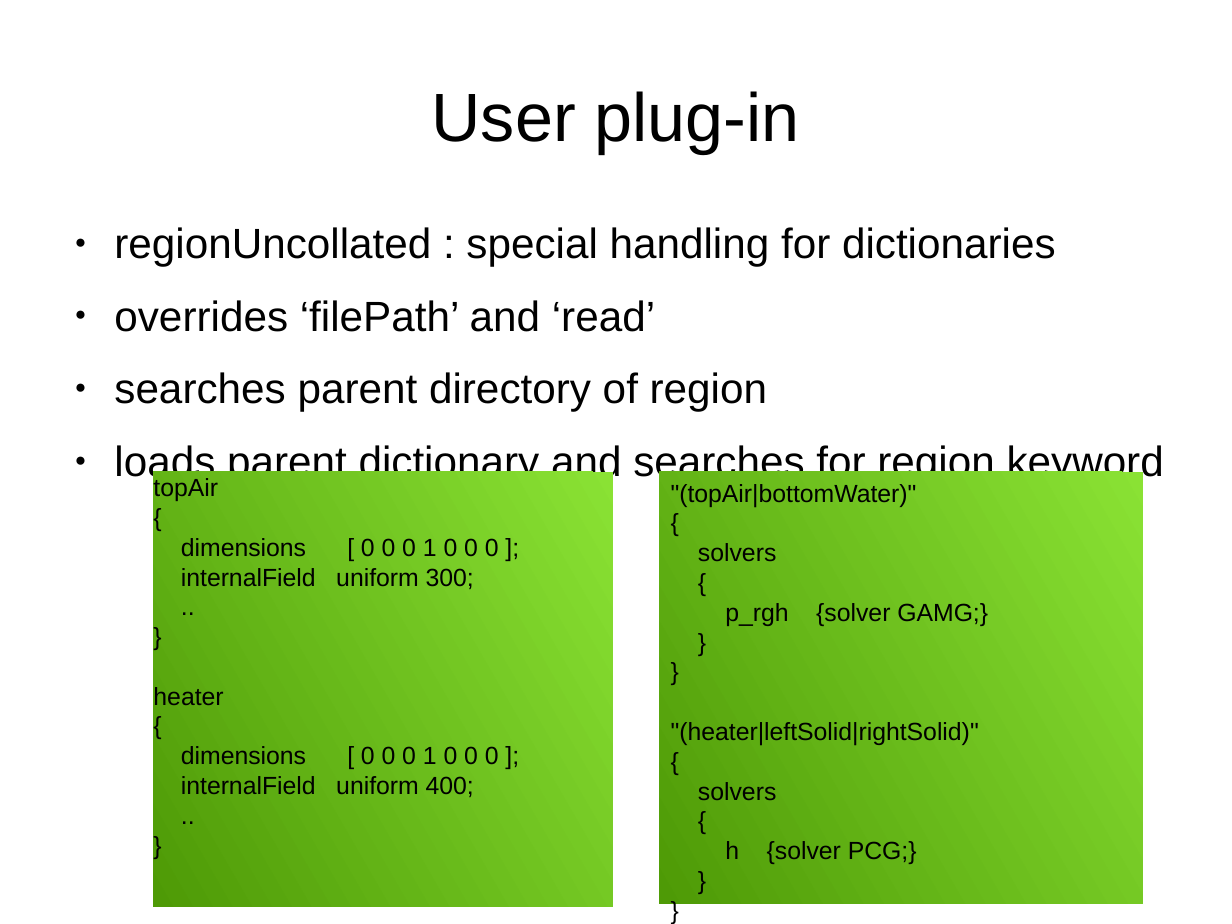
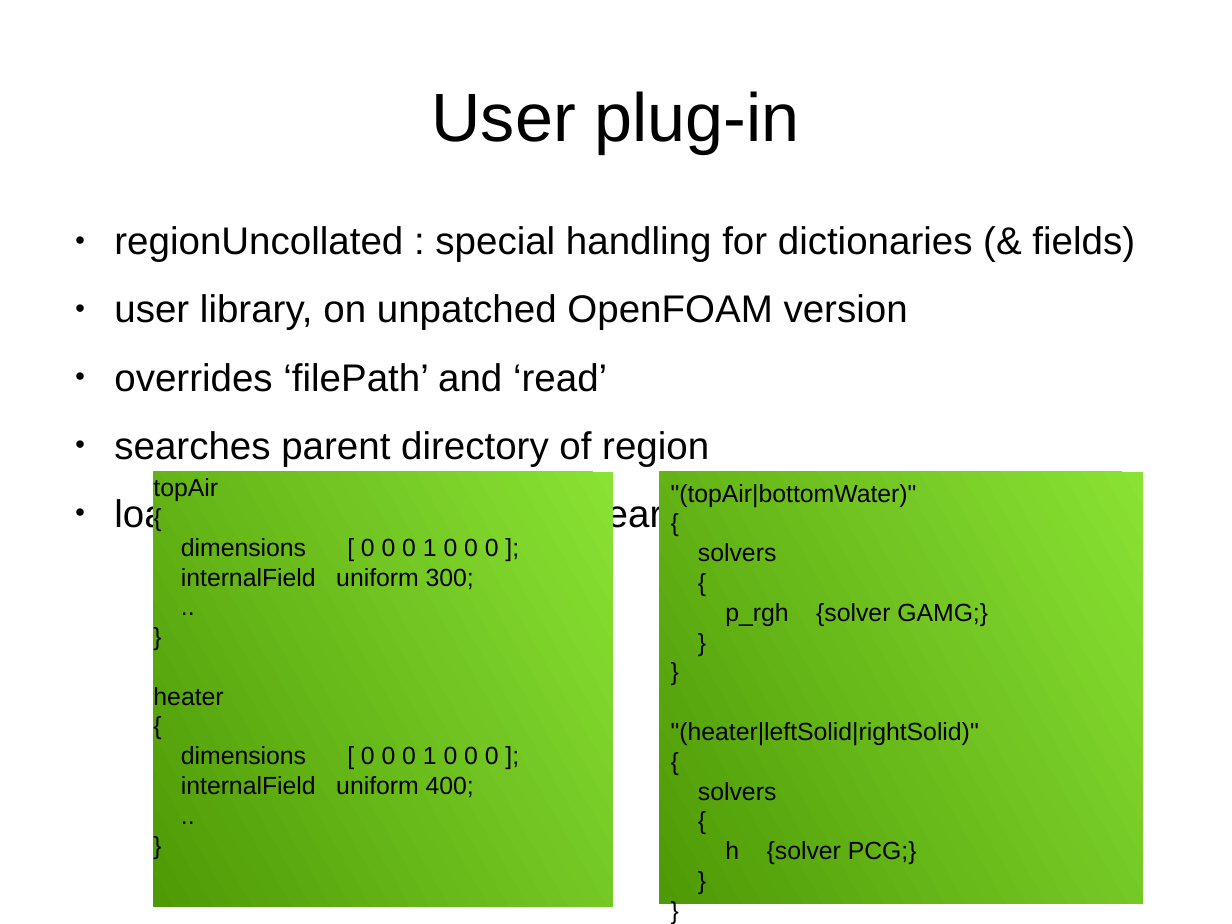
Before and after one commit to mattijsjanssens/mattijs-extensions, a slide deck: slide 18 of doc/Notes/GlobalFile_UGM2017/presentation.odp (slide 19 before the commit). Drawn at 1232x924 pixels with LibreOffice and Linux fonts; fonts in the diff are those of the drawing. Boxes give left, top, right and bottom in pixels: in the first picture for what was removed or moved away, otherwise in the second. Text is boxed around its words. In the diff, an @@ line names an element or a change of style, - is before the commit and + after.

Commit message:
ENH: UGM: presentation

```diff
--- a/doc/Notes/GlobalFile_UGM2017/presentation.odp
+++ b/doc/Notes/GlobalFile_UGM2017/presentation.odp
@@ text at [114, 226, 1135, 330]: text changed; size 27.2 to 24.8 pt @@
-● regionUncollated : special handling for dictionaries
+● regionUncollated : special handling for dictionaries (& fields)
+● user library, on unpatched OpenFOAM version
@@ text at [114, 363, 917, 535]: size 27.2 to 24.8 pt in "overrides ‘filePath’ and ‘read’", "searches parent directory of region", "loads parent dictionary and searches for region ..." @@
```
Also in this commit, not shown: 6 other slides changed, 1 slide removed, 1 other file.
